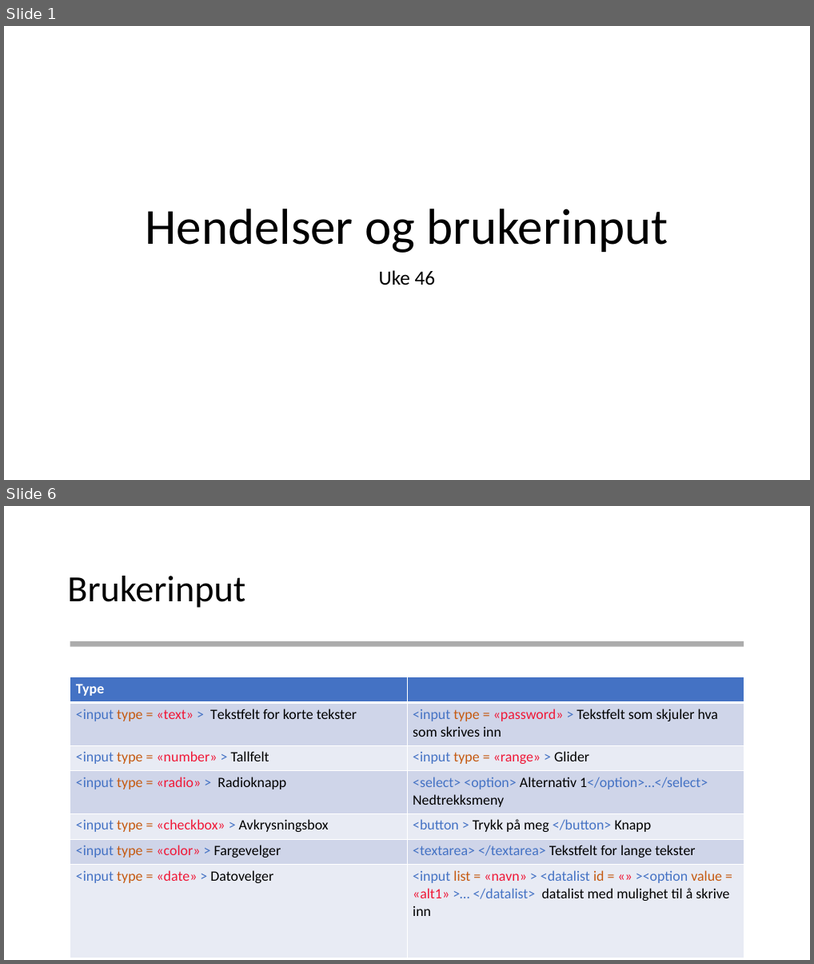
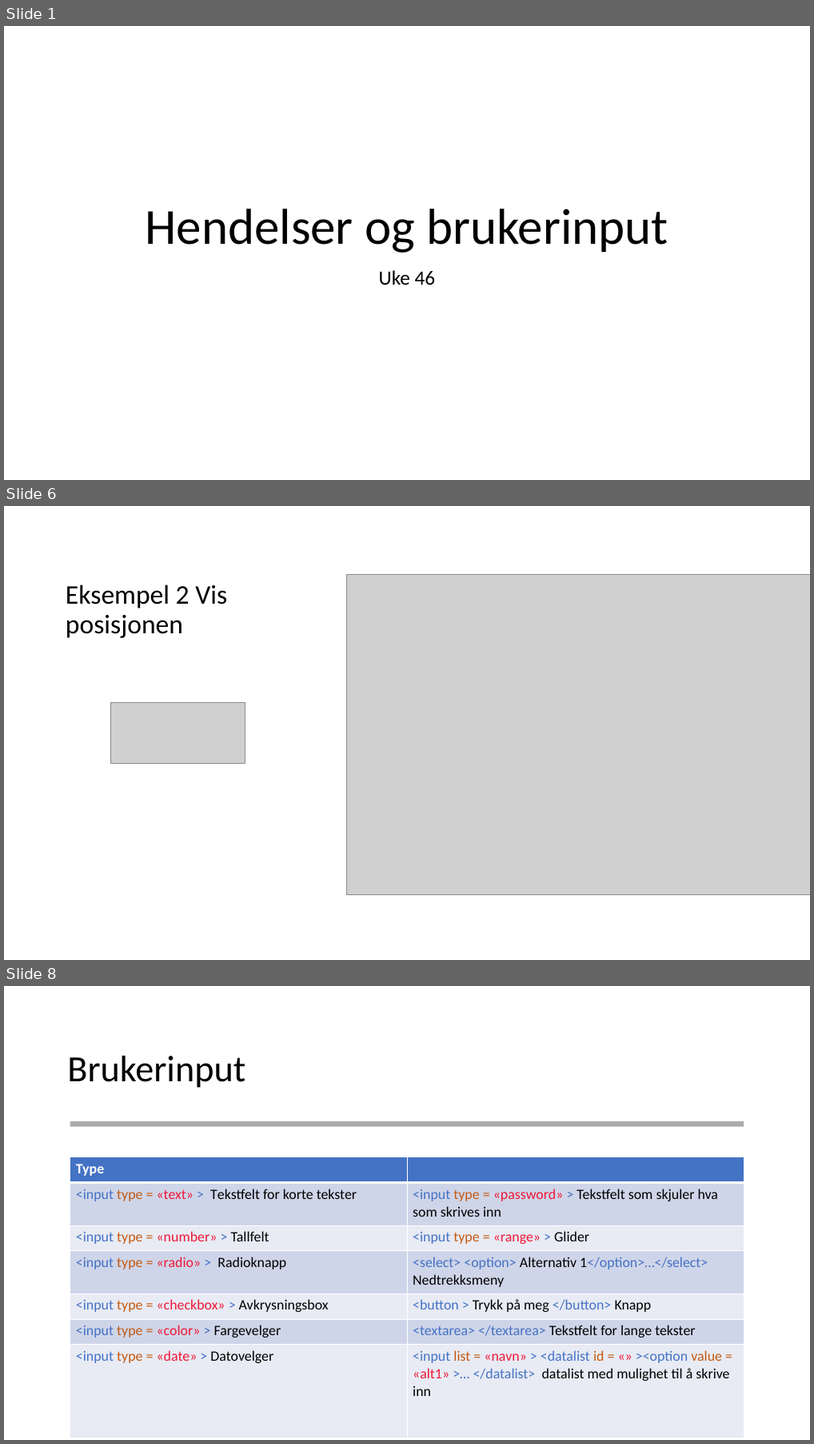
Before and after one commit to AizanM/IT2, a slide deck: Uke 46/Uke 46 Hendelser.pptx. Shown one above the other, each under a label of ours: slides 1 and 6 before the commit, slides 1, 6 and 8 after it; the slides between them are not shown. The pictures are 814x964 and 814x1444 pixels, drawn with LibreOffice and Linux fonts; fonts in the diff are those of the drawing; grey boxes stand for pictures. Boxes give left, top, right and bottom in pixels: in the first picture for what was removed or moved away, otherwise in the second. Text is boxed around its words. In the diff, an @@ line names an element or a change of style, - is before the commit and + after.

```diff
--- a/Uke 46/Uke 46 Hendelser.pptx
+++ b/Uke 46/Uke 46 Hendelser.pptx
@@ slide 6 added at (4, 506, 810, 960), background #FFFFFF @@
@@ picture added at (347, 574, 810, 894) @@
@@ title added at (66, 584, 227, 638), 32 pt, text #000000 @@
+Eksempel 2 Vis posisjonen
@@ picture added at (110, 702, 245, 763) @@
@@ what was slide 6 is now slide 8 @@
```
Also in this commit, not shown: 3 slides changed, 7 other slides added, 3 slides removed, 31 other files.
